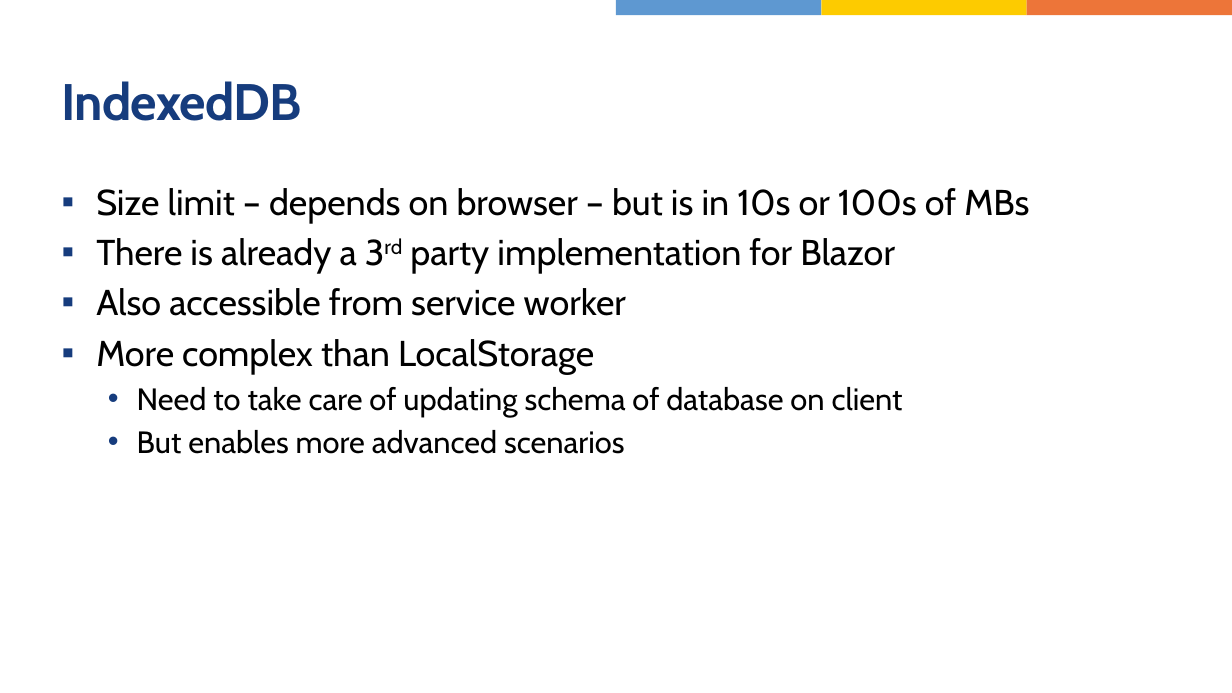
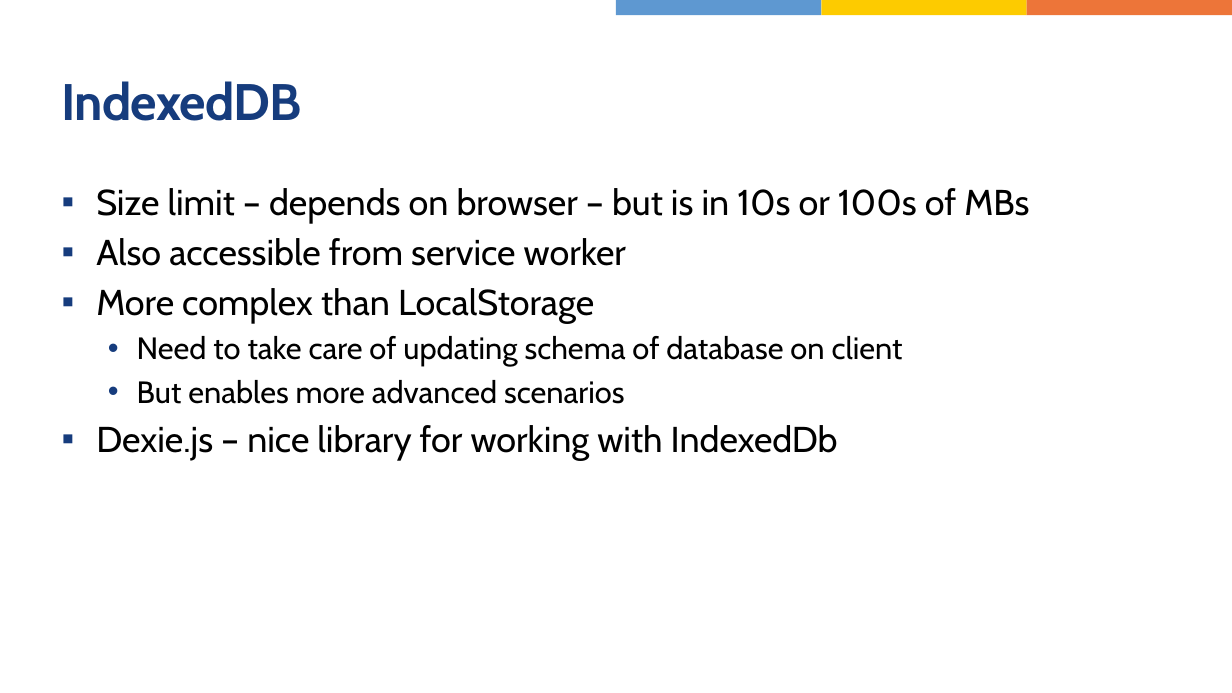
Before and after one commit to jasho/wug-blazor-pwa, a slide deck: slide 16 of WUG-Blazor-PWA.pptx (slide 11 before the commit). Drawn at 1232x693 pixels with LibreOffice and Linux fonts; fonts in the diff are those of the drawing. Boxes give left, top, right and bottom in pixels: in the first picture for what was removed or moved away, otherwise in the second. Text is boxed around its words. In the diff, an @@ line names an element or a change of style, - is before the commit and + after.

```diff
--- a/WUG-Blazor-PWA.pptx
+++ b/WUG-Blazor-PWA.pptx
@@ text at <box>96,238,895,274</box>: paragraph removed @@
-▪ There is already a 3rd party implementation for Blazor
@@ text at <box>96,425,838,461</box>: paragraph added @@
+▪ Dexie.js – nice library for working with IndexedDb
```
Also in this commit, not shown: 2 other slides changed, 12 slides added, 2 slides removed, 4 other files.
